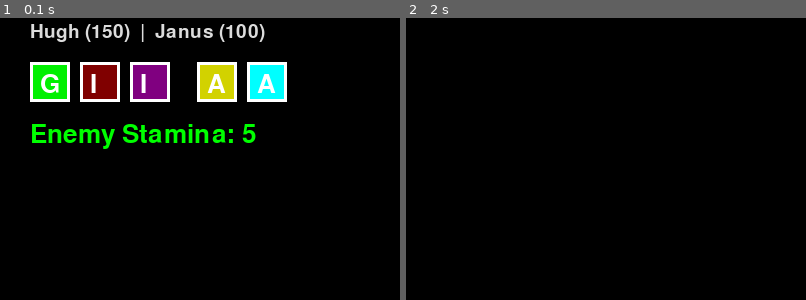
Above: before the commit, frames 1-2 (left to right).
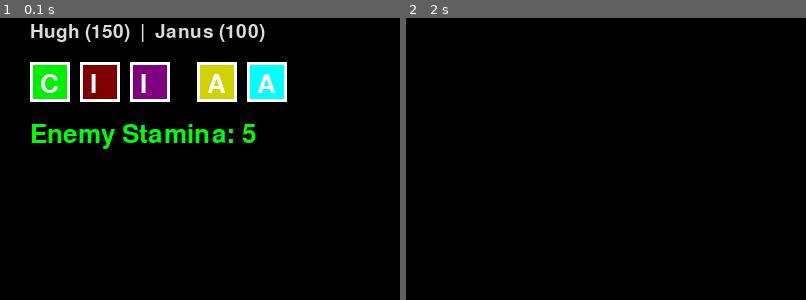
Above: after the commit, the same moments.

Repository: LWhite200/pygames
Game: pygame game, started from WordBound/WordBound.py
Two runs of this game, one before a commit and one after it. Both use one fixed random seed, a clock stepped at 60 frames per second and the inputs below.
Inputs (mouse positions are % of the whole screen's width and height, from its top left):
- Up to frame 1 (0.1 s): no input
- Up to frame 2 (2 s): click "H" at 0.38 s; click "I" at 0.72 s; click (54, 60) at 1.05 s; click "Battle" at 1.95 s
The pictures show only the part of the screen within x 0-50%, y 0-50%; the shares and areas given below are measured in that part.

The runs differ from the first frame. In frame 1, less than 0.1% of the frame differs, in the area x 10-15%, y 19-27%; in frame 2, nothing differs.

Commit message:
Add files via upload

Diff:
--- a/WordBound/WordBound.py
+++ b/WordBound/WordBound.py
@@ -184,7 +184,7 @@
 
 
 def get_random_letters():
-    letter_options = ['A', 'G', 'H', 'I']
+    letter_options = ['A', 'C', 'H', 'I']
     # letter_options = ['A', 'A', 'B', 'B', 'C', 'D', 'E', 'F', 'G', 'H', 'I', 'J', 'K', 'L']
     return [deity.Letter(random.choice(letter_options)) for _ in range(5)]
 
@@ -207,6 +207,24 @@
     chosen_letters = random.sample(enemy.letters, num_letters)
     return chosen_letters
 
+
+# -------- HELPER FUNCTIONS --------
+
+def needAim(player):
+    return not all(letter.char in ('C', 'D', 'G', 'H') for letter in player.lets)
+
+def hitMulti(player):
+    return any(letter.char in ('C', 'D') for letter in player.lets)
+
+# Returns a person with only multi-hitting moves
+def MultiHitPerson(person):
+    newPerson = copy.deepcopy(person)
+    newPerson.lets = [letter for letter in newPerson.lets if letter.char in ('C', 'D')]
+    return newPerson
+
+def targetNotSelf(player):
+    """Returns True if any letter in the player's lets is between 'A' and 'F'."""
+    return any('A' <= letter.char <= 'F' for letter in player.lets)
 
 # The power is the sum of all attacks
 # if the use of 'G', defense is doubled
@@ -261,12 +279,12 @@
 
 
 
-    if base_damage > aboveOrBelow and base_damage > 0:
-        curDialog.append("Super Effective!!!")
-        curDialog.append(f"")
-    elif base_damage < aboveOrBelow and base_damage > 0:
-        curDialog.append("Not That Effective")
-        curDialog.append(f"")
+    #if base_damage > aboveOrBelow and base_damage > 0:
+       # curDialog.append("Super Effective!!!")
+       # curDialog.append(f"")
+    #elif base_damage < aboveOrBelow and base_damage > 0:
+       # curDialog.append("Not That Effective")
+       # curDialog.append(f"")
 
     return base_damage
 
@@ -277,60 +295,94 @@
 def curMove(person, target, SecondTarg):
     global player1, player2, enemy, enemy2, curDialog, playerTeam, enemyTeam, tempBattleDialog
 
-    print(f"{person.name} used '{' '.join([letter.char for letter in person.lets])}'")
-
-    # --- If protect is used ---
-    if target.protect >= 3 and target != person:
-        curDialog.append(f"{person.name} hit into")
-        curDialog.append(f"protected {target.name}")
-        return
-    elif person.protect >= 3 and not needAim(person):
-        return
-
     targTeam = playerTeam if (target == player1 or target == player2) else enemyTeam
-
-    if person.curHP <= 0 or target.curHP <= 0:
-        return
-
-    dmg = calculate_damage(person, target)
-
-    peekHP = 0
-    target.take_damage(dmg)
-    peekHP = target.curHP
-    targTeam[0].curHP -= dmg
-    if targTeam[0].curHP < 0:
-        targTeam[0].curHP = 0
-
-
+    t1, t2 = target, None
+
+    # If person has multi-hit, find what their other target is (defaut is player1 or enemy [1])
+    if hitMulti(person):
+        if targTeam == playerTeam:
+            t2 = player1 if (t1 == player2) else player2
+        else:
+            t2 = enemy if (t1 == enemy2) else enemy2
+
+
+
+    # What move
     curDialog.append(f"{person.name} used '{' '.join([letter.char for letter in person.lets])}'")
-    if dmg > 0:
-        curDialog.append(f"It did {dmg} dmg on {target.name}!")
-    else:
-        curDialog.append(f"")
-
-    for dialog in tempBattleDialog:
-        curDialog.append(dialog)
-    tempBattleDialog = []
-
-
-    # remove target if they died
-    if peekHP < 1:
-        if target:
-            curDialog.append(f"{target.name}'s fainted!")
+    curDialog.append(f"")
+
+    for targ in [t1, t2]:
+
+        if not targ:
+            continue
+
+
+
+        # --- If protect is used ---
+        if targ.protect >= 3 and targ != person:
+            curDialog.append(f"{person.name} hit into")
+            curDialog.append(f"protected {targ.name}")
+            continue
+
+        # stop from hitting self
+        elif person.protect >= 3 and not needAim(person):
+            continue
+
+        if person.curHP <= 0 or targ.curHP <= 0:
+            continue
+
+
+        temp = []
+        # So only attacks that hit multiple targets him the second target
+        if targ == t2:
+            temp = MultiHitPerson(person)
+            print(f"{temp.name} {len(temp.lets)}")
+            dmg = calculate_damage(temp, targ)
+        else:
+            print(f"{person.name} {len(person.lets)}")
+            dmg = calculate_damage(person, targ)
+
+        if temp:
+            person.lets = temp
+
+        peekHP = 0
+        targ.take_damage(dmg)
+        peekHP = targ.curHP
+        targTeam[0].curHP -= dmg
+        if targTeam[0].curHP < 0:
+            targTeam[0].curHP = 0
+
+
+        if dmg > 0:
+            curDialog.append(f"It did {dmg} dmg on {targ.name}!")
             curDialog.append(f"")
 
-        if targTeam == playerTeam:
-            if SecondTarg:
-                player2 = None
+        for dialog in tempBattleDialog:
+            curDialog.append(dialog)
+        tempBattleDialog = []
+
+
+        # remove targ if they died
+        if peekHP < 1:
+
+            ThisSecond = True if targ == (player2 or enemy2) else False
+
+            if targ:
+                curDialog.append(f"{targ.name}'s fainted!")
+                curDialog.append(f"")
+
+            if targTeam == playerTeam:
+                if ThisSecond:
+                    player2 = None
+                else:
+                    player1 = copy.deepcopy(player2)
+                    player2 = None
             else:
-                player1 = copy.deepcopy(player2)
-                player2 = None
-        else:
-            if SecondTarg:
-                enemy2 = None
-            else:
-                enemy = copy.deepcopy(enemy2)
-                enemy2 = None
+                if ThisSecond:
+                    enemy2 = None
+                else:
+                    enemy = copy.deepcopy(enemy2)
+                    enemy2 = None
 
     # Reset things
     # ---blank for now as how is the stamina undated, does each deity have unique???---    person.update_stamina(person.calculate_combo_stamina_cost())
@@ -393,12 +445,18 @@
         if isNotPlayer:
             if needAim(person):
                 target = player1 if not player2 else random.choice([player1, player2])
+            if hitMulti(person):
+                target = player1
 
         #-- If Player
         else:
             # person, target, isSecond
 
             hasTarget = (SSC[0] or SSC[1]) if not isSecond else (SSC[2] or SSC[3])
+
+            # Will show other in the curMove
+            if hitMulti(person):
+                target = enemy
 
             if hasTarget and enemy2:
                 if (not isSecond and SSC[0]) or (isSecond and SSC[2]):
@@ -417,9 +475,6 @@
 
     # Process each move
     for person, target, TargIsSecond in listBySpeed:
-
-        if target and target != person:
-            print(str(target.protect) + " " + str(target.name))
         curMove(person, target, TargIsSecond)
 
     # Reset SSC values
@@ -598,12 +653,14 @@
 
     if enemy:
         enemy.lets = enemy_choose_letters(enemy)
-        listBySpeed.append((enemy, player1, True, False))
+        listBySpeed.append((enemy, player1))
     if enemy2:
         enemy2.lets = enemy_choose_letters(enemy2)
-        listBySpeed.append((enemy2, player1, True, True))
-    for person, target, isTargPlayer, SecondTarg in listBySpeed:
-        curMove(person, target, isTargPlayer, SecondTarg)
+        listBySpeed.append((enemy2, player1))
+
+    for person, target in listBySpeed:
+        TargIsSecond = True if (target == player2 or target == enemy2) else False
+        curMove(person, target, TargIsSecond)
 
 
 
@@ -731,13 +788,7 @@
 
 
 
-def needAim(player):
-    return not all(letter.char in ('G', 'H') for letter in player.lets)
-
-
-def targetNotSelf(player):
-    """Returns True if any letter in the player's lets is between 'A' and 'F'."""
-    return any('A' <= letter.char <= 'F' for letter in player.lets)
+
 
 
 
@@ -1026,14 +1077,14 @@
                 curDialog.append(f"{winner_name} WINS!!!!")
 
 
-
+        # Enemy Loses both their deities, try to switch or declare winner
         if not (enemy or enemy2) and not haveWinner:
             haveWinner = True
             if any(deity.curHP > 0 for deity in enemyTeam):
                 haveWinner = False
 
                 for i in range(1, len(enemyTeam)):
-                    if enemyTeam[i].curHP > 0:
+                    if enemyTeam[i].curHP > 0 and not curDialog:
 
                         switch(False, i)
                         curDialog.append(f"{enemyTeam[0].name} sent out")
--- a/WordBound/objs/deity.py
+++ b/WordBound/objs/deity.py
@@ -34,7 +34,7 @@
         self.color1 = color_mapping(self.battleType)
         self.tier = random.randint(1, 3)
 
-        self.power = 50 if self.char in ["A", "B"] else 0
+        self.power = 50 if self.char in ["A", "B"] else 25 if self.char in ["C", "D"] else 0
         self.statChange = "" if self.char in ["A", "B"] else self.getStatChange(self.char)
 
         self.Accuracy = 100
